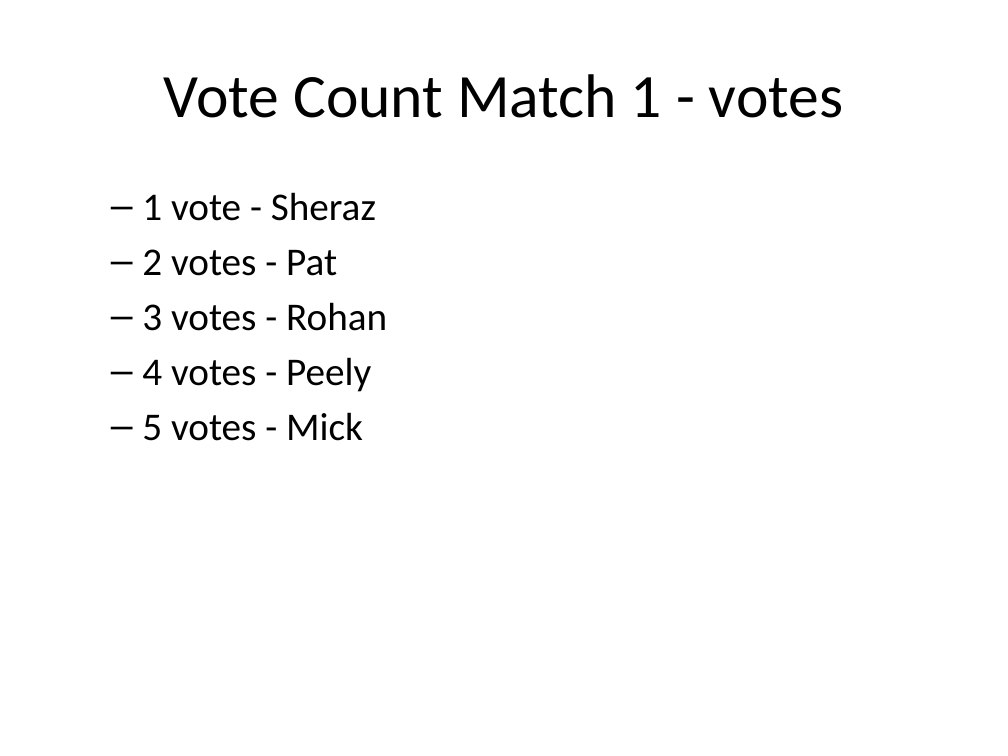
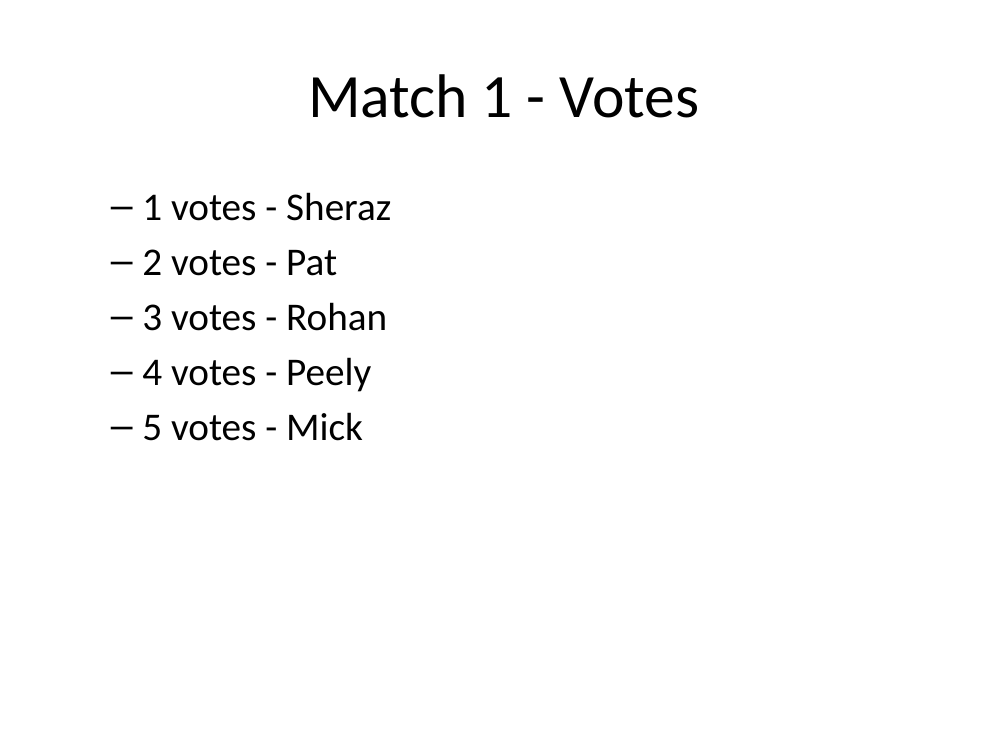
Before and after one commit to jimmyday12/nutty-cuckoo-super-kings, a slide deck: slide 14 of presentations/preso-summer-2021.pptx (slide 11 before the commit). Drawn at 1008x756 pixels with LibreOffice and Linux fonts; fonts in the diff are those of the drawing. Boxes give left, top, right and bottom in pixels: in the first picture for what was removed or moved away, otherwise in the second. Text is boxed around its words. In the diff, an @@ line names an element or a change of style, - is before the commit and + after.

```diff
--- a/presentations/preso-summer-2021.pptx
+++ b/presentations/preso-summer-2021.pptx
@@ title at box(308, 74, 700, 118): text changed @@
-Vote Count Match 1 - votes
+Match 1 - Votes
@@ text at box(142, 192, 391, 221): text changed @@
-  – 1 vote - Sheraz
+  – 1 votes - Sheraz
```
Also in this commit, not shown: 7 other slides changed, 25 slides added, 1 slide removed, 2 other files.
